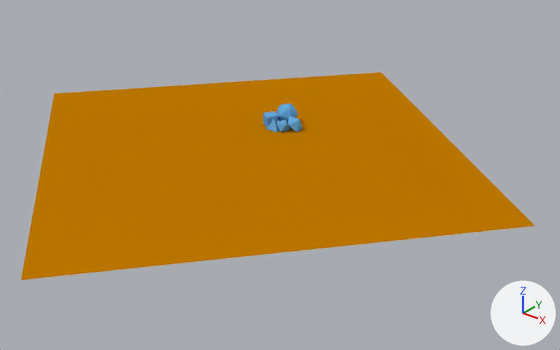
One commit to the Blender file assetssrc/dice.blend: the scene before it, then after it.
Both versions are drawn from a camera (50 mm lens) standing at (37.8, -47.9, 24.9) and looking at (3.3, -4.8, -1.8). The axes (+X, +Y, +Z) are drawn at lower right. The lights are the same throughout.

Script lines for the objects in view, before the commit:
```python
mat_iconbg = diffuse_material('IconBG')
mat_iconbg.base_color = (0.525, 0.192, 0.0)  # orange #c07900
me_d10 = bpy.data.meshes.new('D10')
me_d10.from_pydata(...)  # 87 vertices, 100 faces; spans x -0.72..0.89, y -0.85..0.85, z -0.7..0.7
me_d10.polygons.foreach_set('use_smooth', [True] * 100)
me_d10.materials.append(mat_d10)  # its picture is missing
me_plane_001 = bpy.data.meshes.new('Plane.001')
me_plane_001.from_pydata([(2.16, 2.16, 0.0), (2.16, -2.16, 0.0), (-2.16, -2.16, 0.0), (-2.16, 2.16, 0.0)], [], [(0, 3, 2, 1)])
me_plane_001.materials.append(mat_iconbg)  # orange #c07900
ob_d10_001 = bpy.data.objects.new('D10.001', me_d10)
ob_d10_001.location = (1.18, -0.17, 0.51)
ob_d10_001.rotation_euler = (-0.00276, 3.93, 0.15)  # degrees (-0.2, 225, 8.6)
ob_d10_001.scale = (0.987, 0.987, 0.987)
_m = ob_d10_001.modifiers.new('Subsurf', 'SUBSURF')
_m.levels = 2
ob_plane_001 = bpy.data.objects.new('Plane.001', me_plane_001)
ob_plane_001.location = (0.72, -5.29, 0.0)
ob_plane_001.rotation_euler = (0.0, 0.0, 0.873)  # degrees (0, 0, 50)
ob_plane_001.scale = (7.43, 7.43, 7.43)
```
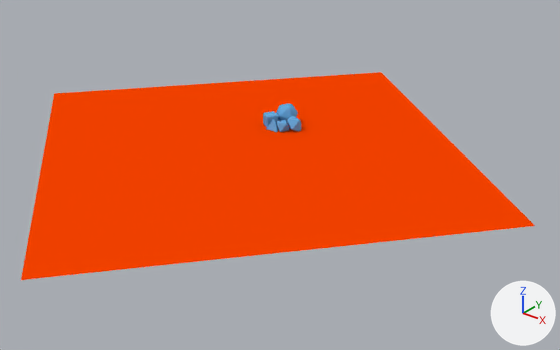
What differs and where, as boxes (x1, y1, x2, y2) in the pictures (560 x 350 px):
'Plane.001', recoloured
    both: (21, 72, 535, 280)
'D10.001', turned
    before: (288, 116, 302, 132)
    after: (287, 116, 301, 131)

The change in detail:
Material 'IconBG' (mat_iconbg) changes colour from orange #c07900 to orange #f94400; in linear values from (0.525, 0.192, 0.0) to (0.95, 0.057, 0.0).
Object 'D10.001' (ob_d10_001) turns from (-0.2, 225, 8.6) to (316, 13, 291) degrees about x, y and z.
